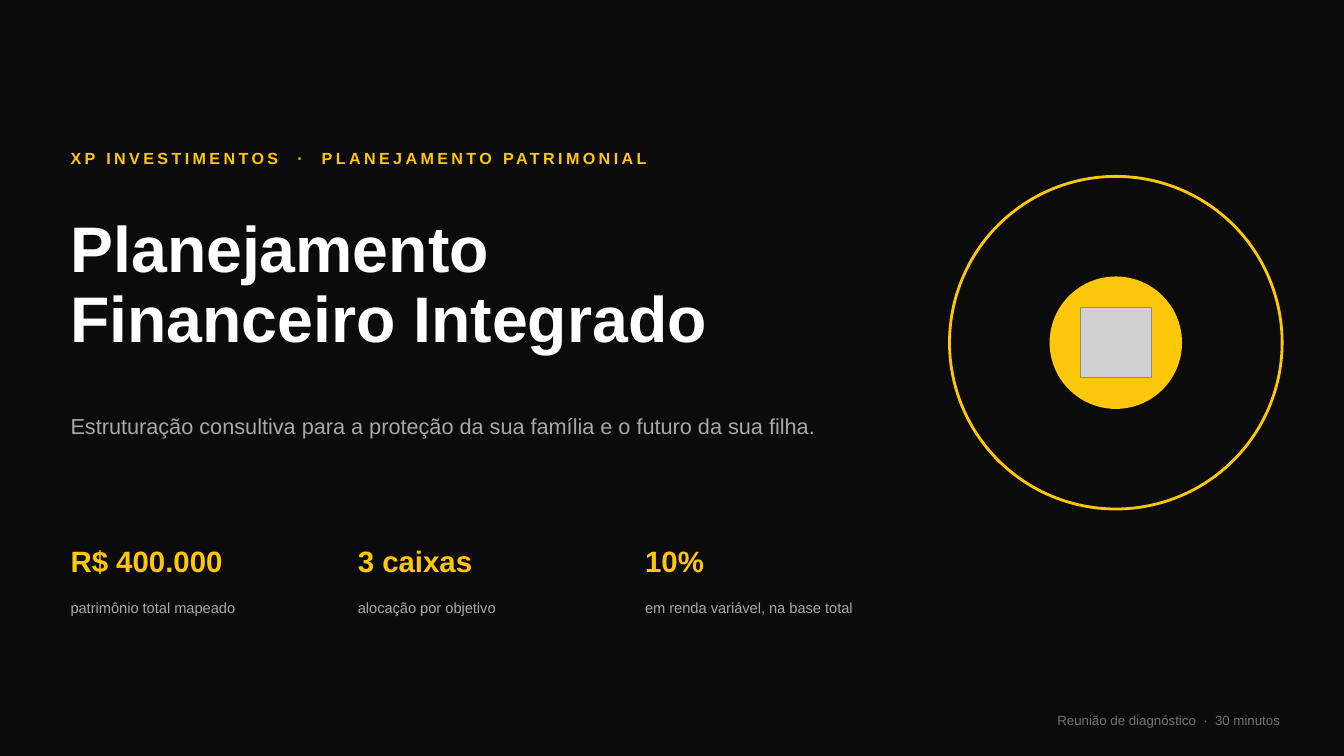
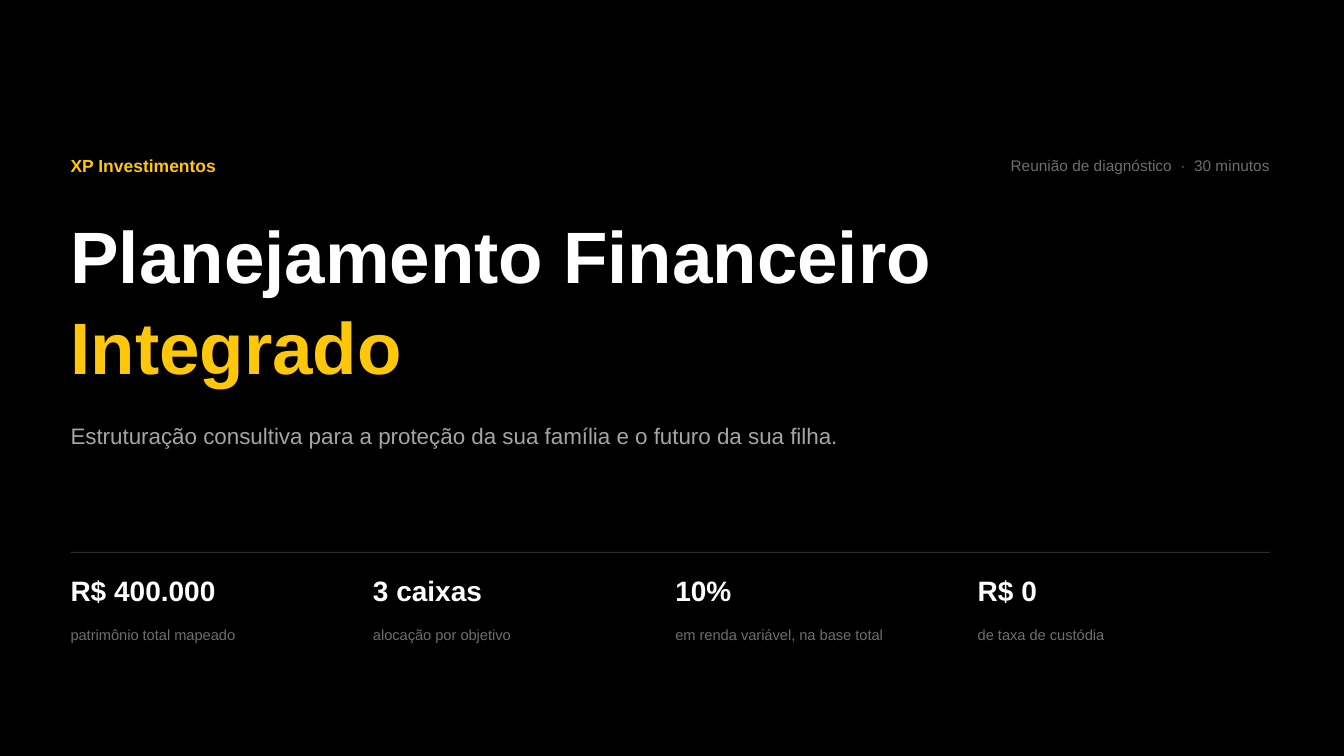
Before and after one commit to Christtiann/dab, a slide deck: slide 1 of deck/Case_XP_Planejamento_Financeiro.pptx. Drawn at 1344x756 pixels with LibreOffice and Linux fonts; fonts in the diff are those of the drawing; grey boxes stand for pictures. Boxes give left, top, right and bottom in pixels: in the first picture for what was removed or moved away, otherwise in the second. Text is boxed around its words. In the diff, an @@ line names an element or a change of style, - is before the commit and + after.

```diff
--- a/deck/Case_XP_Planejamento_Financeiro.pptx
+++ b/deck/Case_XP_Planejamento_Financeiro.pptx
@@ background #0B0B0B to #000000 @@
@@ text at (71, 159, 216, 172): text changed; size 11.5 to 12.5 pt @@
-XP INVESTIMENTOS · PLANEJAMENTO PATRIMONIAL
+XP Investimentos
@@ text "Reunião de diagnóstico · 30 ...": place and size @@
-text "Reunião de diagnóstico · 30 ..." at (1057, 715, 1279, 728)
+text "Reunião de diagnóstico · 30 ..." at (1011, 160, 1269, 174)
@@ text "Reunião de diagnóstico · 30 ..." at (1011, 160, 1269, 174): size 9.5 to 11 pt, text colour #737373 to #6E6E6E @@
@@ ellipse removed at (950, 176, 1282, 509) @@
@@ text added at (71, 230, 930, 297), 52 pt, text #FFFFFF, bold @@
+Planejamento Financeiro
@@ ellipse removed at (1051, 277, 1182, 408) @@
@@ text at (71, 321, 402, 387): text changed; size 46 to 52 pt; text colour #FFFFFF to #FFC709 @@
-Planejamento
-Financeiro Integrado
+Integrado
@@ picture removed at (1081, 308, 1151, 378) @@
@@ text "Estruturação consultiva para a proteção ...": place and size @@
-text "Estruturação consultiva para a proteção ..." at (71, 418, 815, 438)
+text "Estruturação consultiva para a proteção ..." at (71, 427, 837, 449)
@@ text "Estruturação consultiva para a proteção ..." at (71, 427, 837, 449): size 15.5 to 16 pt, text colour #A8A8A8 to #A5A5A5 @@
@@ line added from (71, 553) to (1270, 553), #2B2B2B 0.75 pt @@
@@ text "R$ 400.000": place and size @@
-text "R$ 400.000" at (71, 550, 222, 574)
+text "R$ 400.000" at (71, 580, 215, 603)
@@ text "3 caixas": place and size @@
-text "3 caixas" at (358, 550, 472, 573)
+text "3 caixas" at (373, 580, 482, 602)
@@ size 21 to 20 pt, text colour #FFC709 to #FFFFFF in 3 elements at (71, 580, 215, 603), (373, 580, 482, 602), (675, 581, 731, 602) @@
@@ text "10%": place and size @@
-text "10%" at (645, 551, 704, 573)
+text "10%" at (675, 581, 731, 602)
@@ text added at (978, 580, 1037, 603), 20 pt, text #FFFFFF, bold @@
+R$ 0
@@ text "patrimônio total mapeado": place and size @@
-text "patrimônio total mapeado" at (71, 602, 235, 616)
+text "patrimônio total mapeado" at (71, 629, 235, 643)
@@ text "alocação por objetivo": place and size @@
-text "alocação por objetivo" at (358, 602, 495, 616)
+text "alocação por objetivo" at (373, 629, 511, 643)
@@ text colour #A8A8A8 to #6E6E6E in 3 elements at (71, 629, 235, 643), (373, 629, 511, 643), (675, 629, 883, 642) @@
@@ text "em renda variável, na base ...": place and size @@
-text "em renda variável, na base ..." at (645, 602, 853, 615)
+text "em renda variável, na base ..." at (675, 629, 883, 642)
@@ text added at (978, 629, 1104, 640), 10.5 pt, text #6E6E6E @@
+de taxa de custódia
```
Also in this commit, not shown: 9 other slides changed, 2 other files.
